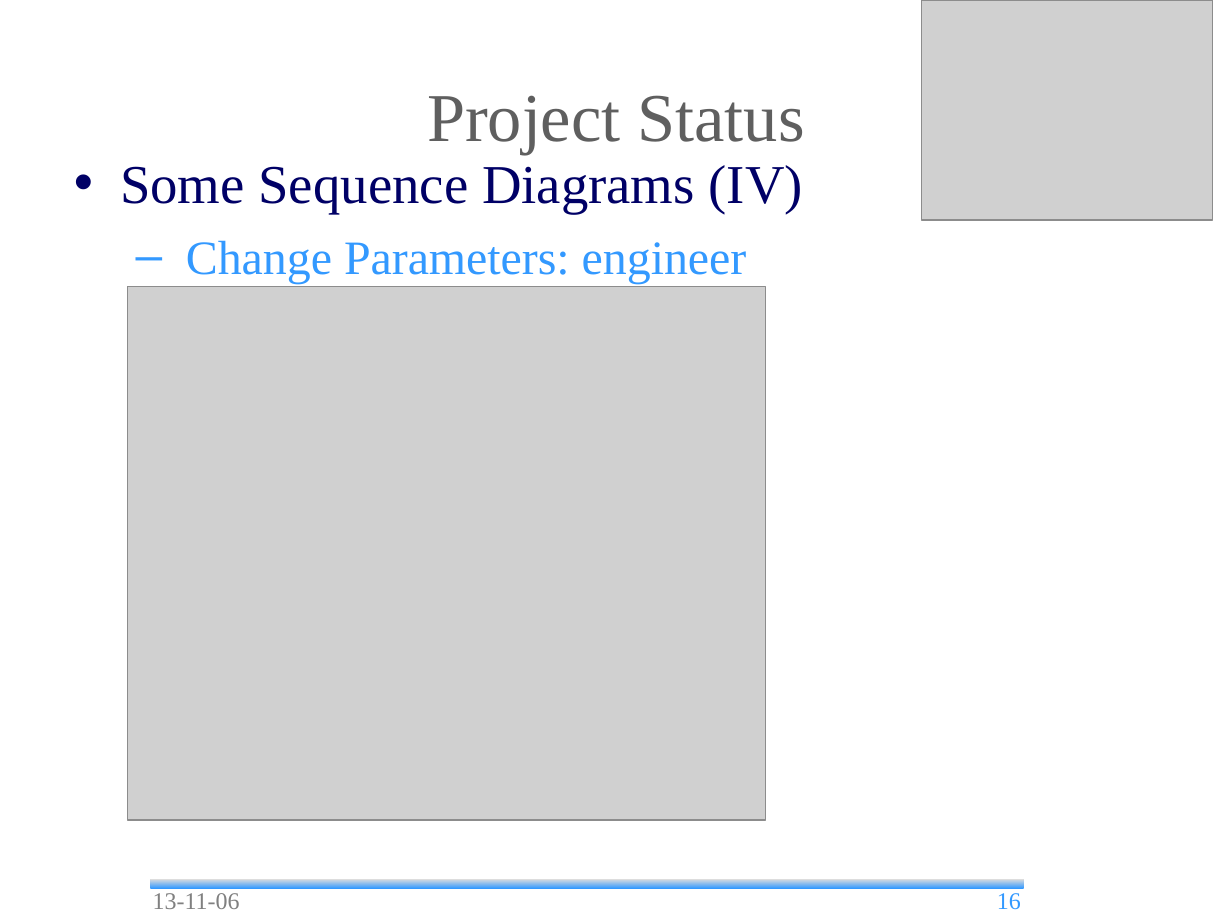
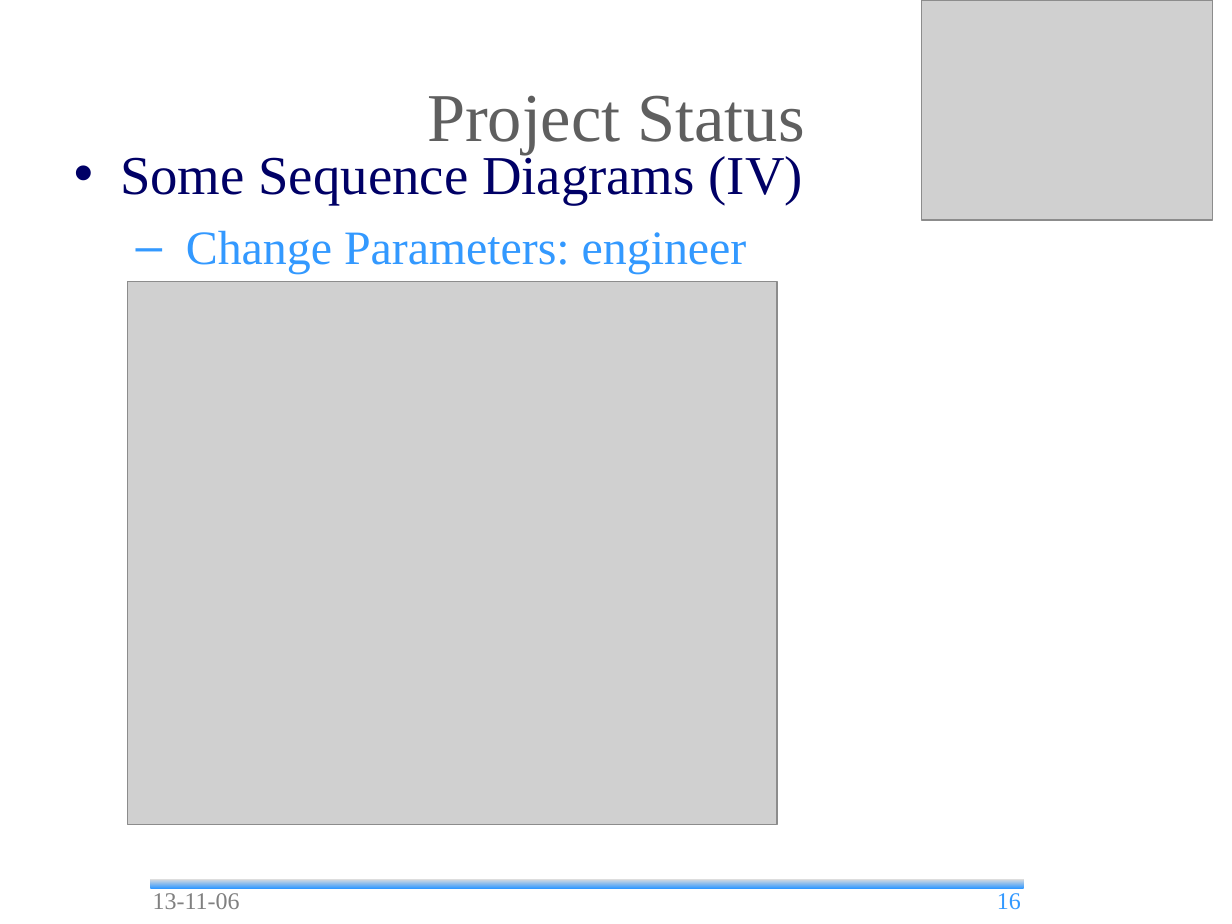
Before and after one commit to andrea-bottoli/DSD, a slide deck: slide 16 of Documentation/Presentation/13_45/Status_Report.odp. Drawn at 1232x924 pixels with LibreOffice and Linux fonts; fonts in the diff are those of the drawing; grey boxes stand for pictures; background and template pictures are left out. Boxes give left, top, right and bottom in pixels: in the first picture for what was removed or moved away, otherwise in the second. Text is boxed around its words. In the diff, an @@ line names an element or a change of style, - is before the commit and + after.

Commit message:
Updated Status Report (not final version)

```diff
--- a/Documentation/Presentation/13_45/Status_Report.odp
+++ b/Documentation/Presentation/13_45/Status_Report.odp
@@ text "Some Sequence Diagrams (IV)" rewrapped from bbox=[120, 165, 803, 284] to bbox=[120, 151, 803, 274] @@
@@ picture: place and size @@
-picture at bbox=[128, 287, 766, 821]
+picture at bbox=[128, 282, 777, 825]
```
Also in this commit, not shown: 20 other slides changed, 2 slides added, 1 other file.
